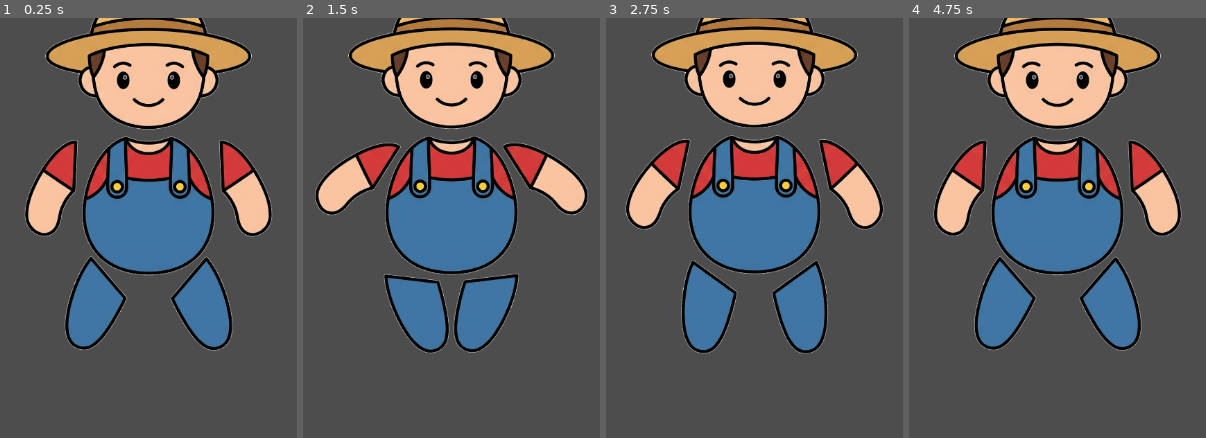
Above: before the commit, frames 1-4 (left to right).
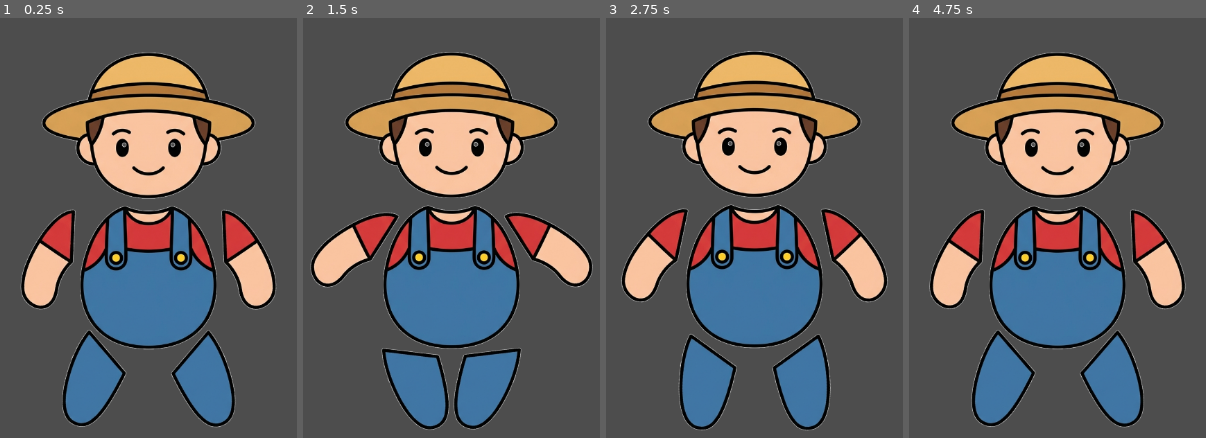
Above: after the commit, the same moments.

Repository: daymanondev/pi-godot-kit
Game: Godot game, scene res://rig.tscn
The game is run twice, just before and just after one commit, with the same random seed, the same clock (stepped at 60 frames per second) and the same inputs.
Inputs:
- Up to frame 1 (0.25 s): no input
- Up to frame 2 (1.5 s): no input
- Up to frame 3 (2.75 s): no input
- Up to frame 4 (4.75 s): no input

The runs differ from the first frame. In frame 1, 50% of the frame differs, in the area x 6-94%, y 0-98%; in frame 2, 47%; in frame 3, 49%; in frame 4, 50%.

Commit message:
Fix rig framing (was clipping head) + add headless frame capture + walk GIF
Camera was too low → head/hat clipped at top of window (why it looked
broken). Repositioned (0,-80) zoom 0.62: now centered, no clipping.
Programmatic verify on rendered frames: parts in correct vertical order
(hat y=119 > shirt y=314 > overalls y=438), limbs animate (Δx=21px).
Added --capture mode (renders N frames to /tmp for GIF assembly) so the
rig can be verified/rendered headlessly, not just run in-editor.

Diff:
--- a/prototype/cozy-character-rig/farmer_rig.gd
+++ b/prototype/cozy-character-rig/farmer_rig.gd
@@ -16,10 +16,32 @@
 
 var _t: float = 0.0
 
+# --- headless frame capture (render rig -> PNGs -> GIF), gated by --capture arg ---
+var _cap := false
+var _f := 0
+const CAP_N := 96
+const CAP_DIR := "/tmp/rig_frames"
+
 
 func _ready() -> void:
+	for a in OS.get_cmdline_args():
+		if a == "--capture":
+			_cap = true
+			DirAccess.make_dir_recursive_absolute(CAP_DIR)
 	_load_pivots()
 	_build()
+
+
+func _process(_delta: float) -> void:
+	if not _cap:
+		return
+	if _f >= CAP_N:
+		get_tree().quit()
+		return
+	var img := get_viewport().get_texture().get_image()
+	if img != null:
+		img.save_png("%s/f%04d.png" % [CAP_DIR, _f])
+	_f += 1
 
 
 func _load_pivots() -> void:
--- a/prototype/cozy-character-rig/rig.tscn
+++ b/prototype/cozy-character-rig/rig.tscn
@@ -6,5 +6,5 @@
 script = ExtResource("1_rig")
 
 [node name="Camera2D" type="Camera2D" parent="."]
-position = Vector2(0, 90)
-zoom = Vector2(0.6, 0.6)
+position = Vector2(0, -80)
+zoom = Vector2(0.62, 0.62)
Binary file added: prototype/cozy-character-rig/farmer_rig_walk.gif
